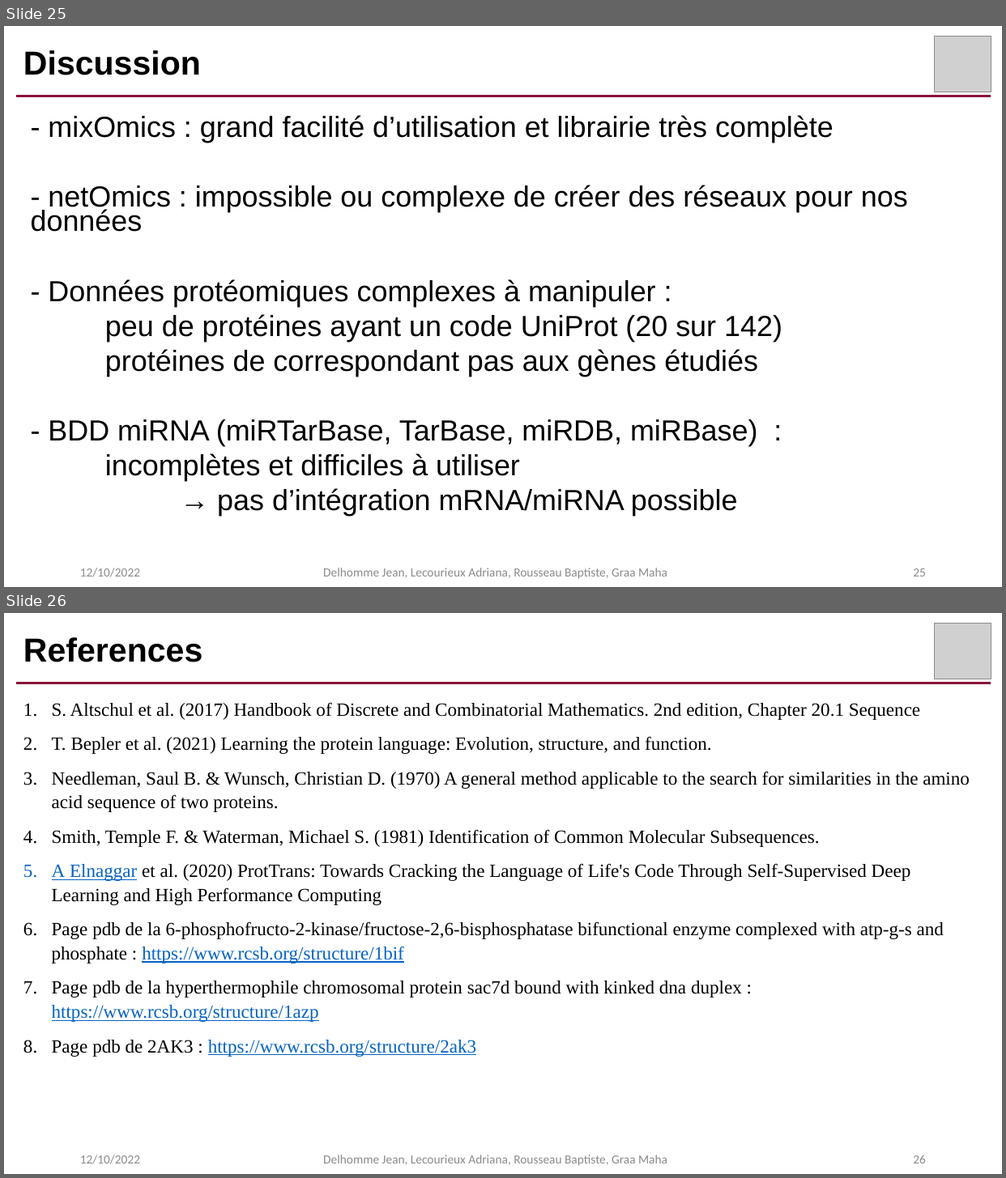
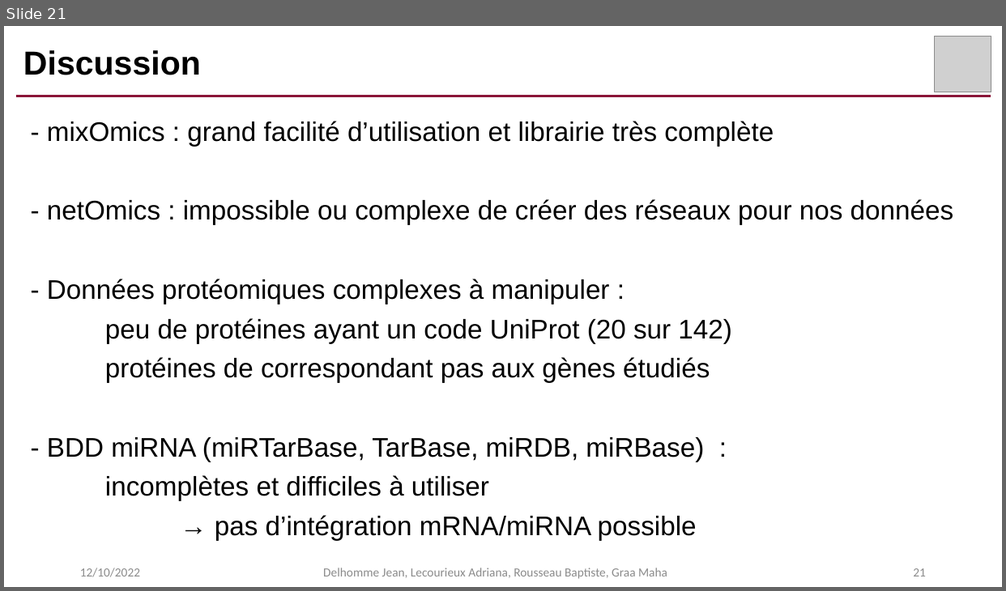
Before and after one commit to AdrianaLecourieux/multi_omics, a slide deck: presentation.pptx. Shown one above the other, each under a label of ours: slides 25 and 26 before the commit, slide 21 after it. The pictures are 1006x1178 and 1006x591 pixels, drawn with LibreOffice and Linux fonts; fonts in the diff are those of the drawing; grey boxes stand for pictures. Boxes give left, top, right and bottom in pixels: in the first picture for what was removed or moved away, otherwise in the second. Text is boxed around its words. In the diff, an @@ line names an element or a change of style, - is before the commit and + after.

Commit message:
Mise à jour du ppt avec les slides de maha + retrait des consignes.

```diff
--- a/presentation.pptx
+++ b/presentation.pptx
@@ slide 26 removed at bbox=[4, 613, 1002, 1174], background #FFFFFF @@
@@ picture removed at bbox=[935, 623, 991, 679] @@
@@ title removed at bbox=[23, 637, 202, 662] @@
-References
@@ line removed from (16, 683) to (991, 683) @@
@@ text removed at bbox=[52, 702, 970, 1057] @@
-1. S. Altschul et al. (2017) Handbook of Discrete and Combinatorial Mathematics. 2nd edition, Chapter 20.1 Sequence
-2. T. Bepler et al. (2021) Learning the protein language: Evolution, structure, and function.
-3. Needleman, Saul B. & Wunsch, Christian D. (1970) A general method applicable to the search for similarities in the amino acid sequence of two proteins.
-4. Smith, Temple F. & Waterman, Michael S. (1981) Identification of Common Molecular Subsequences.
-5. A Elnaggar et al. (2020) ProtTrans: Towards Cracking the Language of Life's Code Through Self-Supervised Deep Learning and High Performance Computing
-6. Page pdb de la 6-phosphofructo-2-kinase/fructose-2,6-bisphosphatase bifunctional enzyme complexed with atp-g-s and phosphate : https://www.rcsb.org/structure/1bif
-7. Page pdb de la hyperthermophile chromosomal protein sac7d bound with kinked dna duplex : https://www.rcsb.org/structure/1azp
-8. Page pdb de 2AK3 : https://www.rcsb.org/structure/2ak3
@@ text removed at bbox=[80, 1155, 140, 1165] @@
-12/10/2022
@@ text removed at bbox=[323, 1155, 667, 1166] @@
-Delhomme Jean, Lecourieux Adriana, Rousseau Baptiste, Graa Maha
@@ page number removed at bbox=[913, 1155, 926, 1164] @@
-26
@@ what was slide 25 is now slide 21 @@
@@ slide 21 changed as well @@
@@ text "- mixOmics : grand facilité ..." at bbox=[47, 121, 954, 541]: size 28 to 25.9 pt; line spacing 0.7 to 0.9 @@
@@ page number at bbox=[913, 569, 926, 577]: text changed @@
-25
+21
```
Also in this commit, not shown: 1 other slide changed, 2 slides added, 6 other slides removed.
